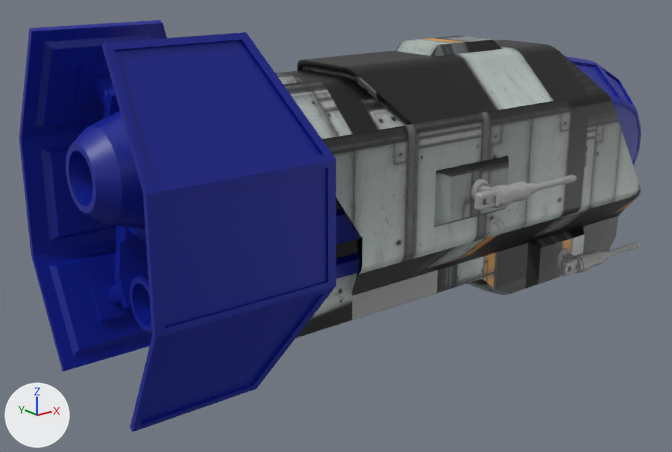
Two versions of the COLLADA model AR Madness/art.scnassets/missile.dae, one commit apart.
One viewpoint serves both versions: a 50 mm lens placed at (-12.68, -13.87, 5.27), pointed at (-1.16, 0.54, -0.49). Every picture has the same lights, and +X, +Y and +Z are marked at lower left. Where no turn or scale is listed for an object, it has been applied to the vertices.

The older version as bpy lines, for what is in view:
```python
mat_patriot_merged_parts_mat = principled_material('Patriot_Merged_Parts_MAT')
mat_patriot_merged_parts_mat.base_color = (0.000376, 0.00943, 0.29)  # blue #011993
mat_patriot_merged_parts_mat.roughness = 0.44
me_gun_part_3_003 = bpy.data.meshes.new('Gun_Part_3_003')
me_gun_part_3_003.from_pydata(...)  # 1046 vertices, 1980 faces; spans x -0.61..2.24, y -0.49..0.08, z -0.2..0.2
me_gun_part_3_003.materials.append(mat_gun_part_3_mat)  # grey #a3a3a3
me_patriot_hull_1 = bpy.data.meshes.new('Patriot_Hull_1')
me_patriot_hull_1.from_pydata(...)  # 824 vertices, 1614 faces; spans x -4.81..6.75, y -2.09..2.09, z -2.63..3.18
me_patriot_hull_1.materials.append(mat_patriot_hull_1_mat)  # picture img_hull_jpg
me_spacearbl = bpy.data.meshes.new('spaceARbl')
me_spacearbl.from_pydata(...)  # 2488 vertices, 4360 faces; spans x -6.89..7.0, y -2.39..2.39, z -2.38..3.81
me_spacearbl.materials.append(mat_patriot_merged_parts_mat)  # blue #011993
ob_gun_part_3_003 = bpy.data.objects.new('Gun_Part_3_003', me_gun_part_3_003)
ob_gun_part_3_003.location = (4.28, -1.33, -1.93)
ob_patriot_hull_1 = bpy.data.objects.new('Patriot_Hull_1', me_patriot_hull_1)
ob_patriot_hull_1.location = (0.0, 0.0, 0.0)
ob_spacearbl = bpy.data.objects.new('spaceARbl', me_spacearbl)
ob_spacearbl.location = (0.0, 0.0, 0.0)
# also in view: 'Patriot_Hatch_1' at (-0.75, 0.0, -1.72); 'Gun_Part_3_001' at (1.07, -2.52, 0.58)
```
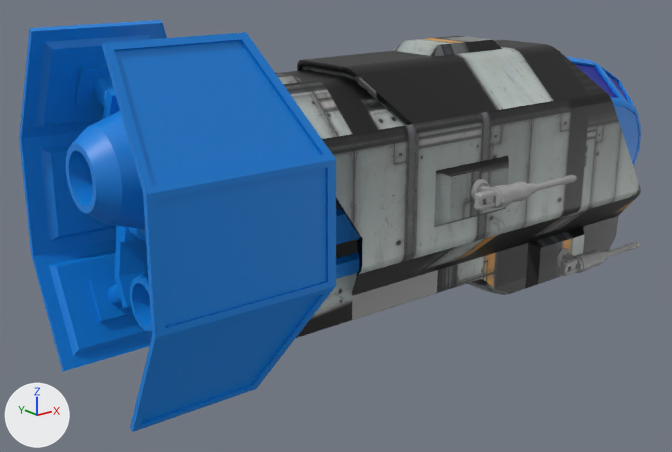
Location of each change, (x1, y1, x2, y2) in pixels of the pictures (672 x 452 px):
'spaceARbl', recoloured
    both: (19, 20, 641, 432)

What changed in the scene script:
```text
Change mat_patriot_merged_parts_mat:
    mat_patriot_merged_parts_mat.base_color: (0.000376, 0.00943, 0.29) -> (0.00273, 0.231, 0.768)  # blue #011993 -> blue #0984e3
```
